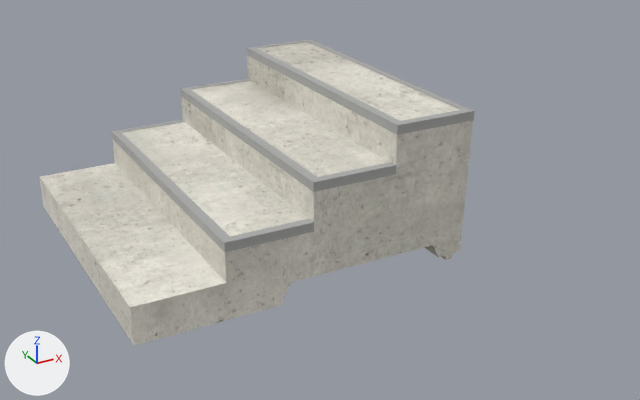
The glTF model public/katalog/modelle/stairs-60-75.gltf as it was, and as the next commit left it.
One viewpoint serves both versions: a 50 mm lens placed at (-1.31, -3.05, 1.58), pointed at (0.34, -0.06, 0.08). Arrows for +X, +Y and +Z are at lower left; the lights stay in place. The first picture is the older version.

Names of what the first picture shows: 'SK0016_Stairs_60-75.001'.
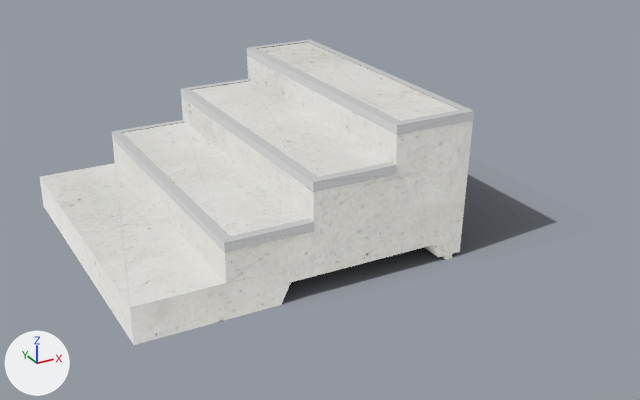
What differs and where, as boxes (x1, y1, x2, y2) in the pictures (640 x 400 px):
'SK0016_Stairs_60-75.001', surface changed
    both: (40, 39, 474, 345)
'Schatten', added
    after: (205, 175, 556, 326)

The change, as a diff of the scene's bpy script:
```diff
--- a/public/katalog/modelle/stairs-60-75.gltf.py
+++ b/public/katalog/modelle/stairs-60-75.gltf.py
@@ img_stairs_60_75_licht @@
+img_stairs_60_75_licht = load_image('stairs-60-75_licht', 'texturen/stairs-60-75_licht.jpg', 2048, 2048, 'sRGB')
@@ img_stairs_60_75_schatten @@
+img_stairs_60_75_schatten = load_image('stairs-60-75_schatten', 'texturen/stairs-60-75_schatten.png', 420, 317, 'sRGB')
@@ mat_beton_web_100 @@
 mat_beton_web_100 = bpy.data.materials.new('Beton_web.100')
-# nodes: BsdfPrincipled, NormalMap, OutputMaterial, TexImage x2, UVMap x2
-# uses the picture img_stairs_60_75_farbe
-# uses the picture img_stairs_60_75_normal
+# nodes: BsdfTransparent, Emission, LightPath, MixShader, OutputMaterial, TexImage, UVMap
+# uses the picture img_stairs_60_75_licht
@@ mat_kantenwinkel_web_052 @@
 mat_kantenwinkel_web_052 = bpy.data.materials.new('Kantenwinkel_web.052')
-# nodes: BsdfPrincipled, NormalMap, OutputMaterial, TexImage x2, UVMap x2
-# uses the picture img_stairs_60_75_farbe
-# uses the picture img_stairs_60_75_normal
+# nodes: BsdfTransparent, Emission, LightPath, MixShader, OutputMaterial, TexImage, UVMap
+# uses the picture img_stairs_60_75_licht
@@ mat_schatten_082 @@
+mat_schatten_082 = bpy.data.materials.new('Schatten.082')
+# uses the picture img_stairs_60_75_schatten
@@ me_schatten @@
+me_schatten.from_pydata(...)  # 4 vertices, 2 faces; spans x -0.68..1.35, y -0.72..0.82, z 0.0
+me_schatten.materials.append(mat_schatten_082)
@@ ob_schatten @@
+ob_schatten = bpy.data.objects.new('Schatten', me_schatten)
+ob_schatten.location = (0.0, 0.0, 0.0)
```
